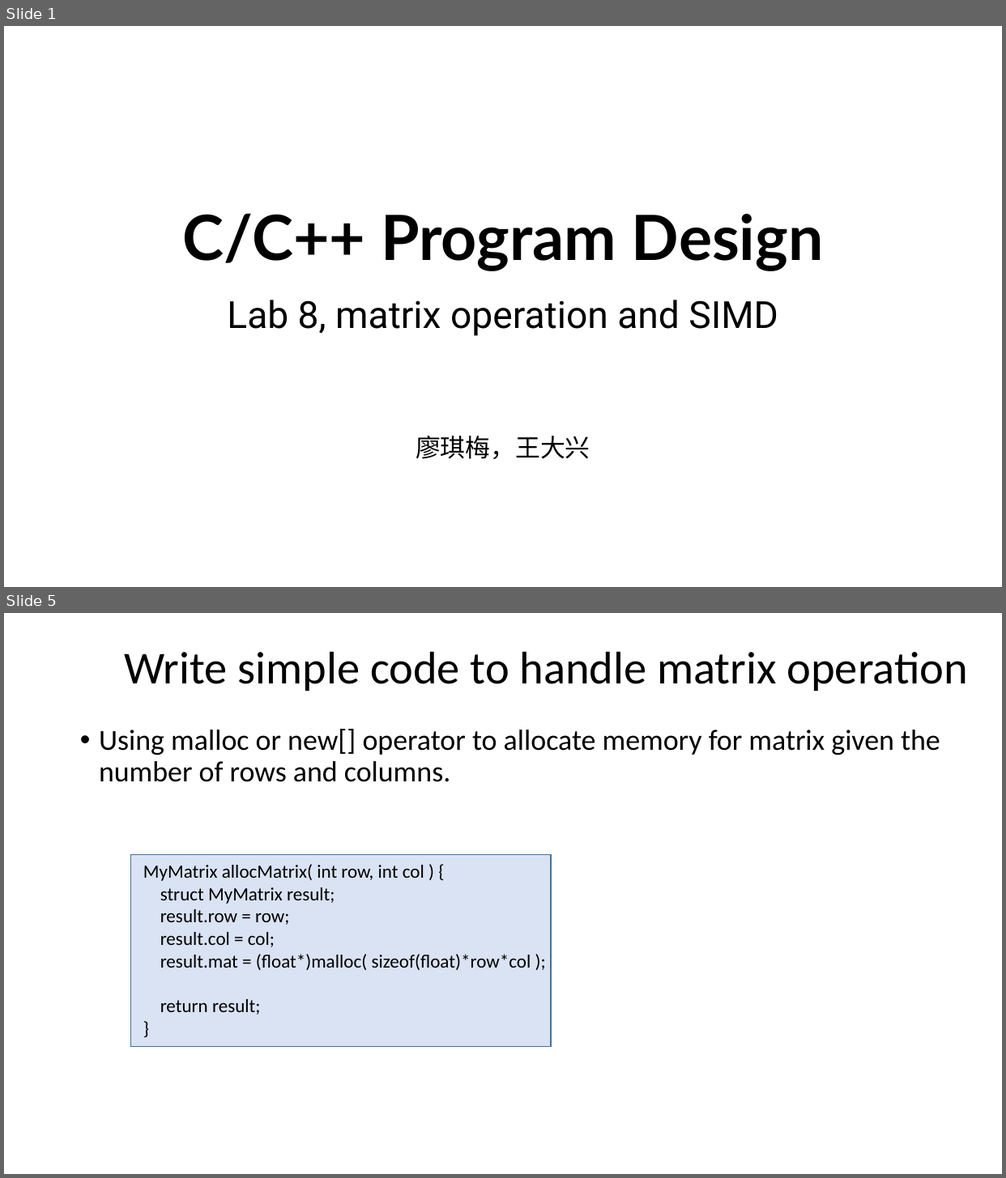
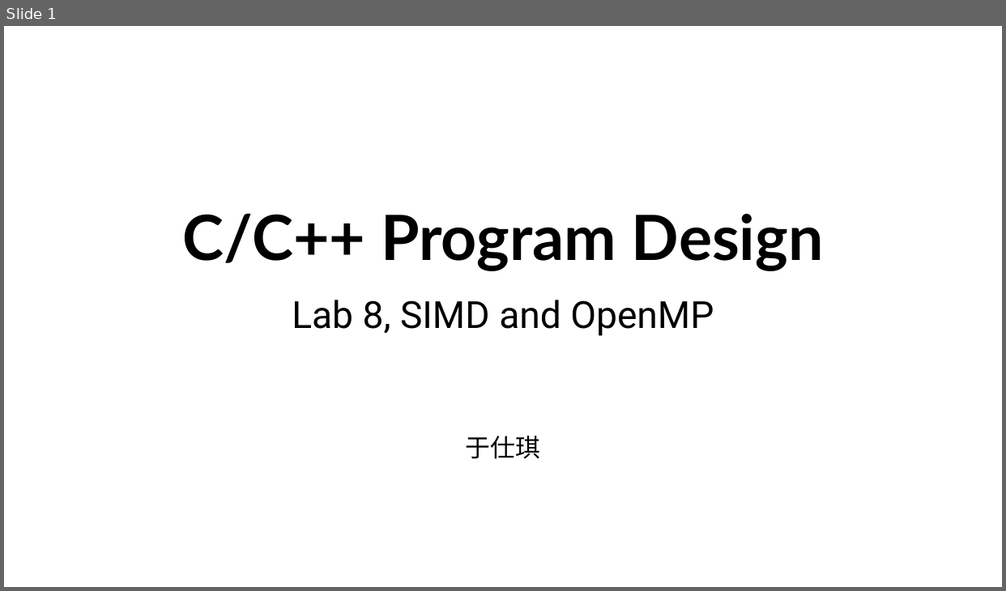
Before and after one commit to ShiqiYu/CPP, a slide deck: week08/Lab08.pptx. Shown one above the other, each under a label of ours: slides 1 and 5 before the commit, slide 1 after it; the slides between them are not shown. The pictures are 1006x1178 and 1006x591 pixels, drawn with LibreOffice and Linux fonts; fonts in the diff are those of the drawing; background and template pictures are left out. Boxes give left, top, right and bottom in pixels: in the first picture for what was removed or moved away, otherwise in the second. Text is boxed around its words. In the diff, an @@ line names an element or a change of style, - is before the commit and + after.

```diff
--- a/week08/Lab08.pptx
+++ b/week08/Lab08.pptx
@@ slide 5 removed at box(4, 613, 1002, 1174), background #FFFFFF @@
@@ title removed at box(124, 651, 968, 691) @@
-Write simple code to handle matrix operation
@@ text removed at box(99, 729, 940, 782) @@
-• Using malloc or new[] operator to allocate memory for matrix given the number of rows and columns.
@@ rectangle removed at box(130, 855, 551, 1047) @@
@@ text removed at box(143, 864, 531, 1015) @@
-MyMatrix allocMatrix( int row, int col ) {
-struct MyMatrix result;
-result.row = row;
-result.col = col;
-result.mat = (float*)malloc( sizeof(float)*row*col );
-return result;
-}
@@ slide 1 changed as well @@
@@ subtitle at box(292, 300, 714, 459): text changed @@
-Lab 8, matrix operation and SIMD
-廖琪梅，王大兴
+Lab 8, SIMD and OpenMP
+于仕琪
```
Also in this commit, not shown: 2 other slides changed, 11 slides added, 28 other slides removed, 1 other file.
